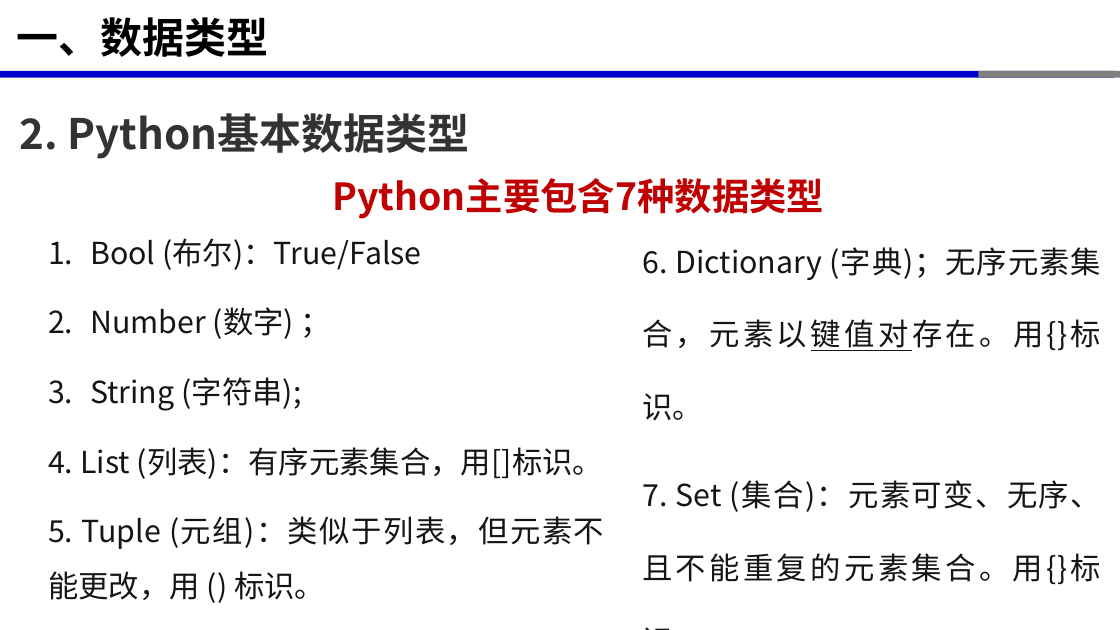
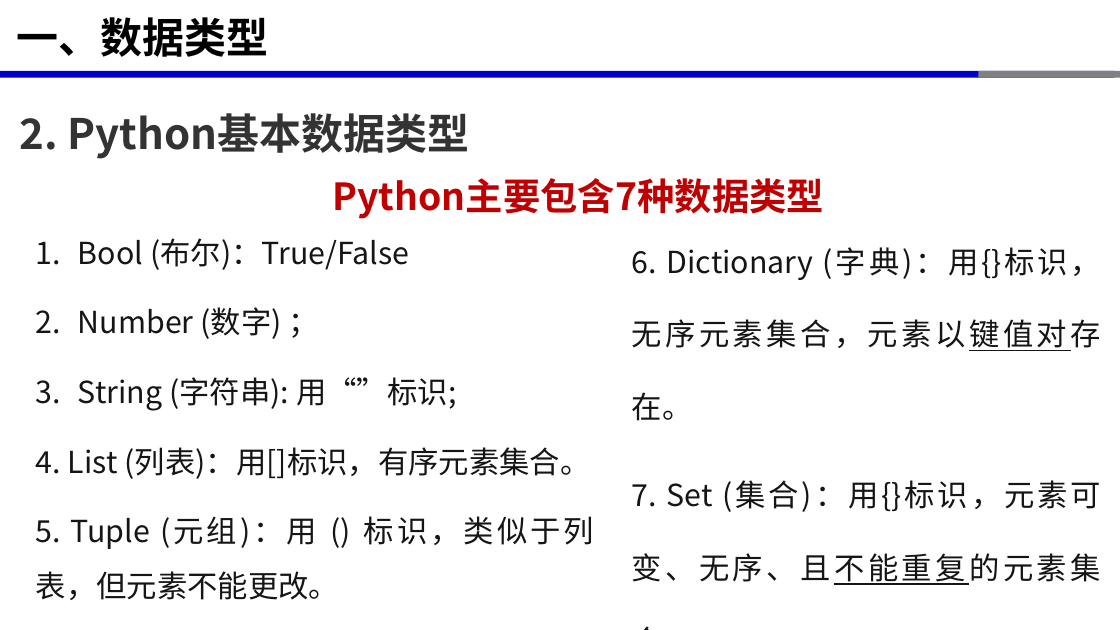
Before and after one commit to xinluo2018/programming-basics, a slide deck: slide 17 of 第2章-变量与数据类型/第2章-变量与数据类型.pptx (slide 16 before the commit). Drawn at 1120x630 pixels with LibreOffice and Linux fonts; fonts in the diff are those of the drawing. Boxes give left, top, right and bottom in pixels: in the first picture for what was removed or moved away, otherwise in the second. Text is boxed around its words. In the diff, an @@ line names an element or a change of style, - is before the commit and + after.

```diff
--- a/第2章-变量与数据类型/第2章-变量与数据类型.pptx
+++ b/第2章-变量与数据类型/第2章-变量与数据类型.pptx
@@ text "Bool (布尔)：True/False": place and size @@
-text "Bool (布尔)：True/False" at [48,238,604,600]
+text "Bool (布尔)：True/False" at [36,238,595,600]
@@ text at [632,247,1101,585]: text changed @@
-6. Dictionary (字典)；无序元素集合，元素以键值对存在。用{}标识。
-7. Set (集合)：元素可变、无序、且不能重复的元素集合。用{}标识。
+6. Dictionary (字典)：用{}标识，无序元素集合，元素以键值对存在。
+7. Set (集合)：用{}标识，元素可变、无序、且不能重复的元素集合。
@@ text at [36,377,595,600]: text changed @@
-3. String (字符串);
-4. List (列表)：有序元素集合，用[]标识。
-5. Tuple (元组)：类似于列表，但元素不能更改，用 () 标识。
+3. String (字符串): 用“”标识;
+4. List (列表)：用[]标识，有序元素集合。
+5. Tuple (元组)：用 () 标识，类似于列表，但元素不能更改。
```
Also in this commit, not shown: 10 other slides changed, 2 slides added, 18 other files.
